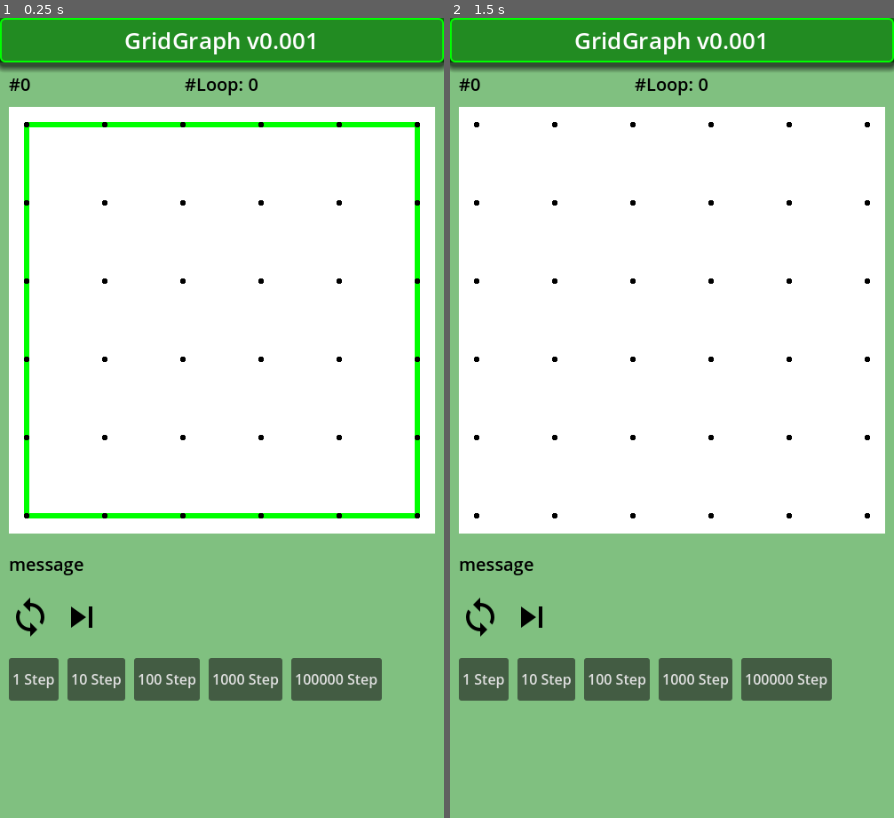
Above: before the commit, frames 1-2 (left to right).
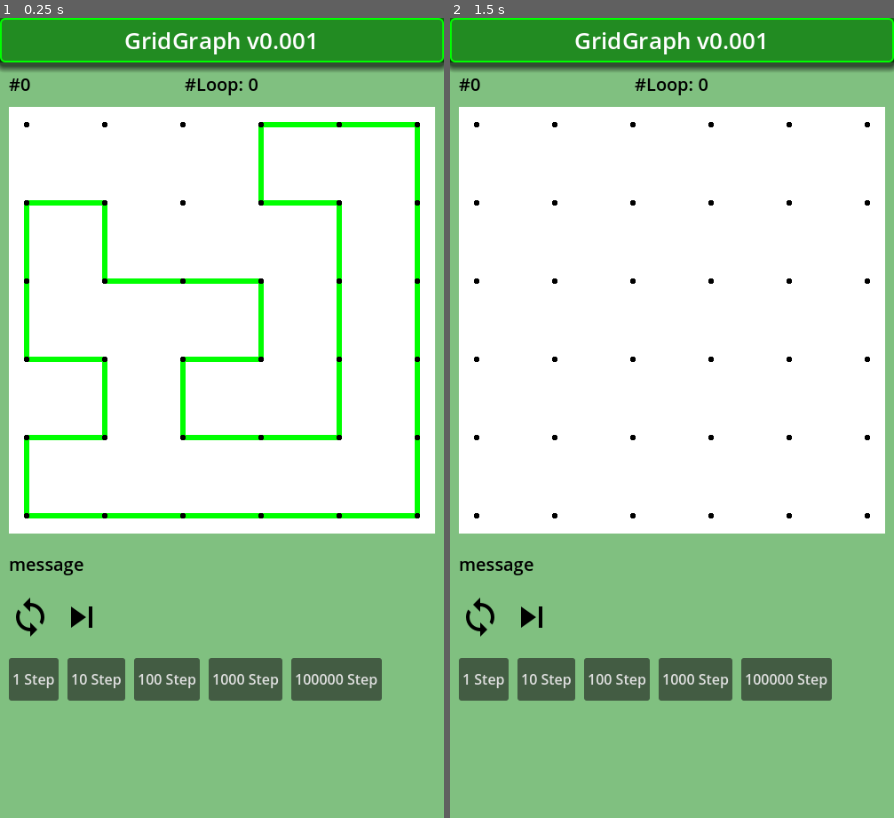
Above: after the commit, the same moments.

Repository: vivisuke/GridGraph
Game: Godot game, scene res://main.tscn
Same seed, same stepped clock (60 frames per second), same inputs: the game is played once before the commit and once after it.
Inputs (mouse positions are in pixels of both pictures, inside the frame that each line leads up to):
- Up to frame 1 (0.25 s): no input
- Up to frame 2 (1.5 s): click (481, 618) at 0.5 s; click (481, 618) at 1.25 s

The runs differ from the first frame. In frame 1, 2.8% of the frame differs, in the area x 5-78%, y 13-53%; in frame 2, nothing differs.

Commit message:
0054 ◎ C 03/26 03/26 0.001│ToDo│gen_proper_loop()

Diff:
--- a/GridGraph/scripts/Board.gd
+++ b/GridGraph/scripts/Board.gd
@@ -488,6 +488,34 @@
 			if can_move_edge_down(ix): lst.push_back(ix*4 + MOVE_DOWN)
 	return lst
 #
+func gen__outer_loop():		# 最外周ループ作成
+	for x in range(N_HORZ):
+		make_h_link(xyToIX(x, 0))
+		make_h_link(xyToIX(x, N_VERT))
+		make_v_link(xyToIX(0, x))
+		make_v_link(xyToIX(N_VERT, x))
+func move_edge_dir_ix(dix):
+	var dir = dix % 4
+	var ix = dix / 4
+	if dir == MOVE_UP:
+		move_edge_up(ix)
+	elif dir == MOVE_LEFT:
+		move_edge_left(ix)
+	elif dir == MOVE_RIGHT:
+		move_edge_right(ix)
+	elif dir == MOVE_DOWN:
+		move_edge_down(ix)
+func gen_proper_loop():
+	clear_edges()
+	gen__outer_loop()
+	for k in range(100):
+		var lst = list_movable_edges()
+		if lst.is_empty(): break
+		var i = 0
+		if lst.size() > 1:
+			i = randi() % lst.size()
+		move_edge_dir_ix(lst[i])
+#
 func print_mate():
 	print("n_end_pnt = %d, mate:" % n_end_pnt)
 	for y in range(N_VERT+1):
--- a/GridGraph/scripts/main.gd
+++ b/GridGraph/scripts/main.gd
@@ -21,6 +21,9 @@
 	$Board/Grid.h_link = bd.h_link
 	$Board/Grid.v_link = bd.v_link
 	if true:
+		set_board_size(5)
+		bd.gen_proper_loop()
+	if false:
 		set_board_size(5)
 		#bd.make_h_link(xyToIX(1,2))
 		#bd.make_v_link(xyToIX(1,2))
@@ -122,8 +125,8 @@
 		bd.print_count()
 		bd.print_mate()
 	#
-	$Board/Grid.h_link = bd.h_link
-	$Board/Grid.v_link = bd.v_link
+	#$Board/Grid.h_link = bd.h_link
+	#$Board/Grid.v_link = bd.v_link
 	$Board/Grid.queue_redraw()
 func set_board_size(n):
 	N_HORZ = n
@@ -142,6 +145,9 @@
 		if event.as_text() == "Space":
 			#print("S")
 			move_edge_random()
+		elif event.as_text() == "Right":
+			bd.gen_proper_loop()
+			$Board/Grid.queue_redraw()
 	#	_on_step_1_button_pressed()
 	pass
 func print_dir_ix(lst):
Not shown, changed: GridGraph.spr
